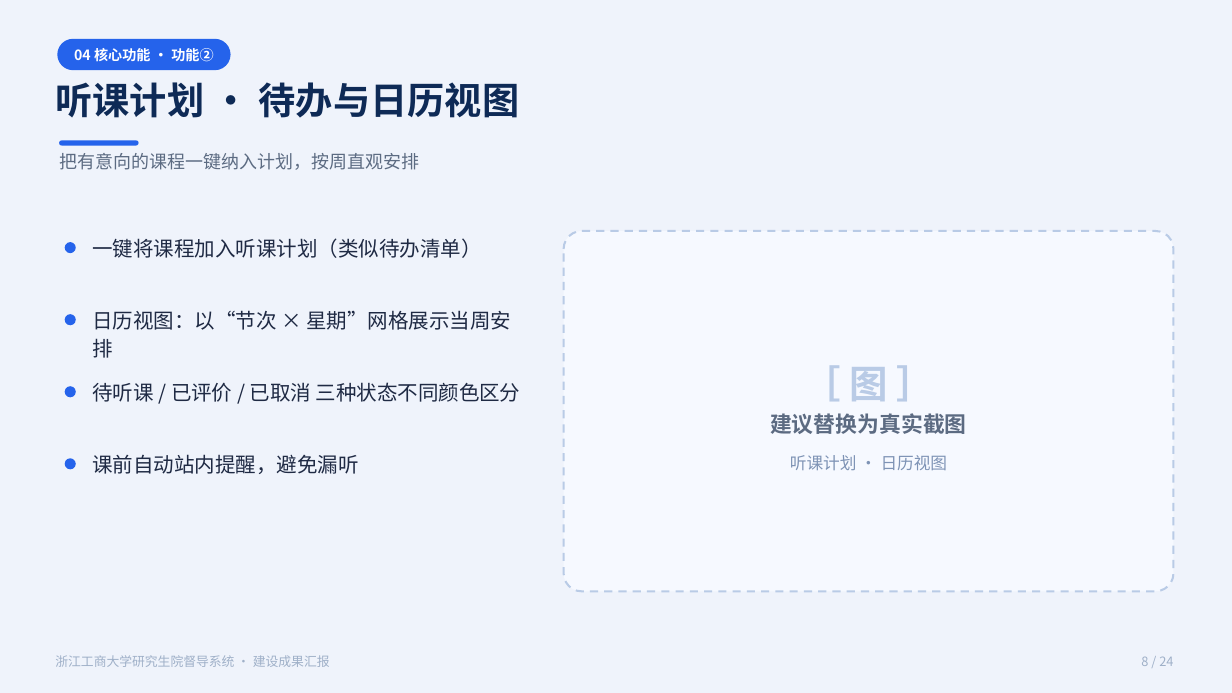
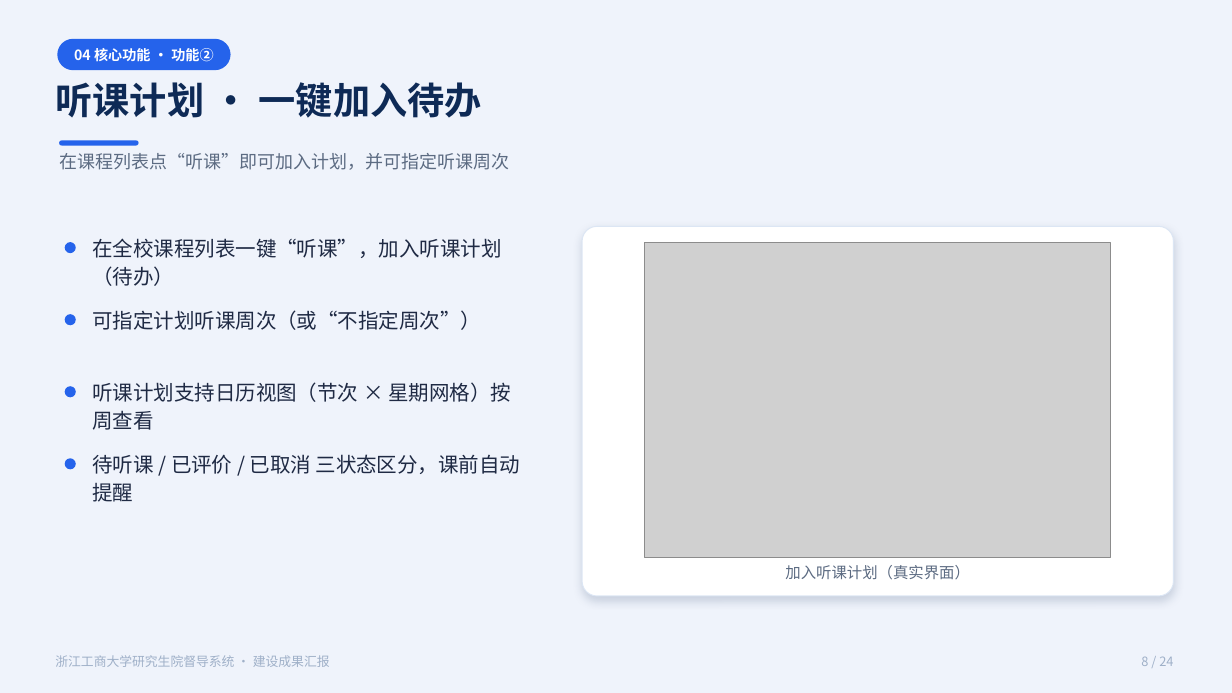
Before and after one commit to 1739467001-svg/example-of-report, a slide deck: slide 8 of slides/督导系统建设成果汇报.pptx. Drawn at 1232x693 pixels with LibreOffice and Linux fonts; fonts in the diff are those of the drawing; grey boxes stand for pictures. Boxes give left, top, right and bottom in pixels: in the first picture for what was removed or moved away, otherwise in the second. Text is boxed around its words. In the diff, an @@ line names an element or a change of style, - is before the commit and + after.

```diff
--- a/slides/督导系统建设成果汇报.pptx
+++ b/slides/督导系统建设成果汇报.pptx
@@ text at <box>55,82,482,118</box>: text changed @@
-听课计划 · 待办与日历视图
+听课计划 · 一键加入待办
@@ text at <box>59,153,509,170</box>: text changed @@
-把有意向的课程一键纳入计划，按周直观安排
+在课程列表点“听课”即可加入计划，并可指定听课周次
@@ text at <box>92,238,501,286</box>: text changed @@
-一键将课程加入听课计划（类似待办清单）
+在全校课程列表一键“听课”，加入听课计划（待办）
@@ rounded rectangle: place and size @@
-rounded rectangle at <box>564,231,1174,592</box>
+rounded rectangle at <box>582,226,1174,596</box>
@@ rounded rectangle at <box>582,226,1174,596</box>: fill #F6F9FF to #FFFFFF; outline #B9CBE6 1.6 pt dashed to #DCE6F4 0.75 pt; proportions changed @@
@@ picture added at <box>645,243,1111,557</box> @@
@@ text at <box>92,310,481,330</box>: text changed @@
-日历视图：以“节次 × 星期”网格展示当周安排
+可指定计划听课周次（或“不指定周次”）
@@ text at <box>92,382,511,430</box>: text changed @@
-待听课 / 已评价 / 已取消 三种状态不同颜色区分
+听课计划支持日历视图（节次 × 星期网格）按周查看
@@ text removed at <box>849,367,887,401</box> @@
-［ 图 ］
@@ text at <box>92,454,521,502</box>: text changed @@
-课前自动站内提醒，避免漏听
+待听课 / 已评价 / 已取消 三状态区分，课前自动提醒
@@ text removed at <box>790,455,948,470</box> @@
-听课计划 · 日历视图
@@ text at <box>785,565,970,580</box>: text changed; size 17 to 12 pt; bold off @@
-建议替换为真实截图
+加入听课计划（真实界面）
```
Also in this commit, not shown: 5 other files.
